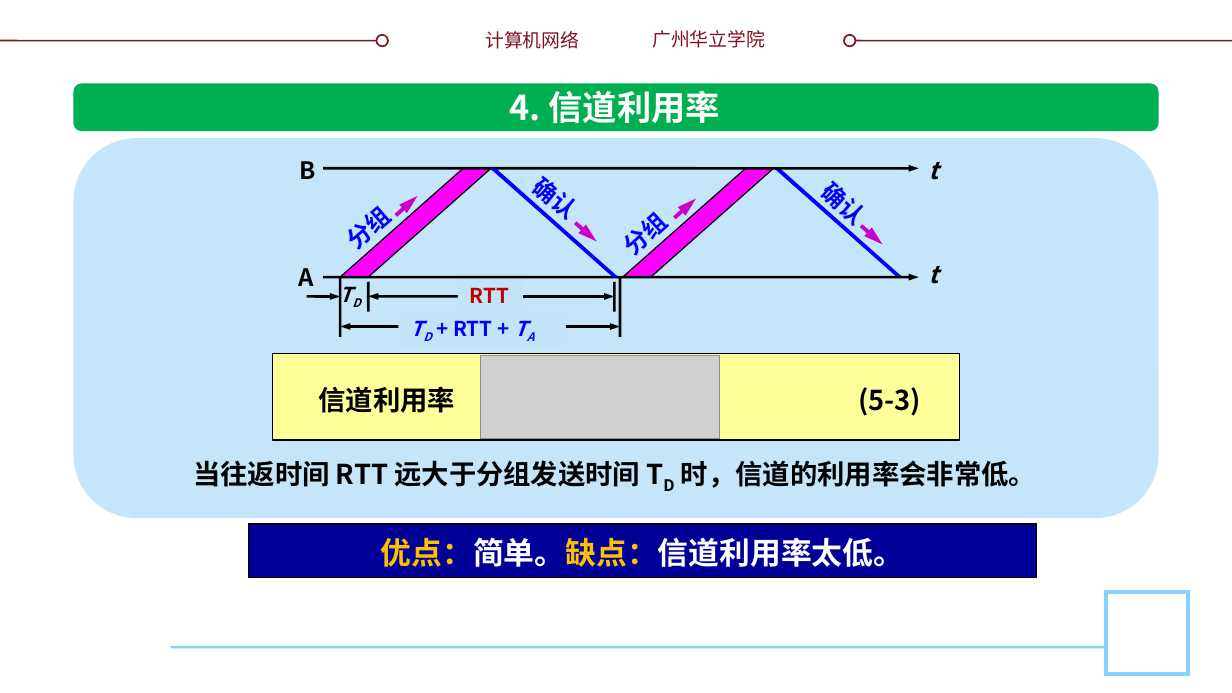
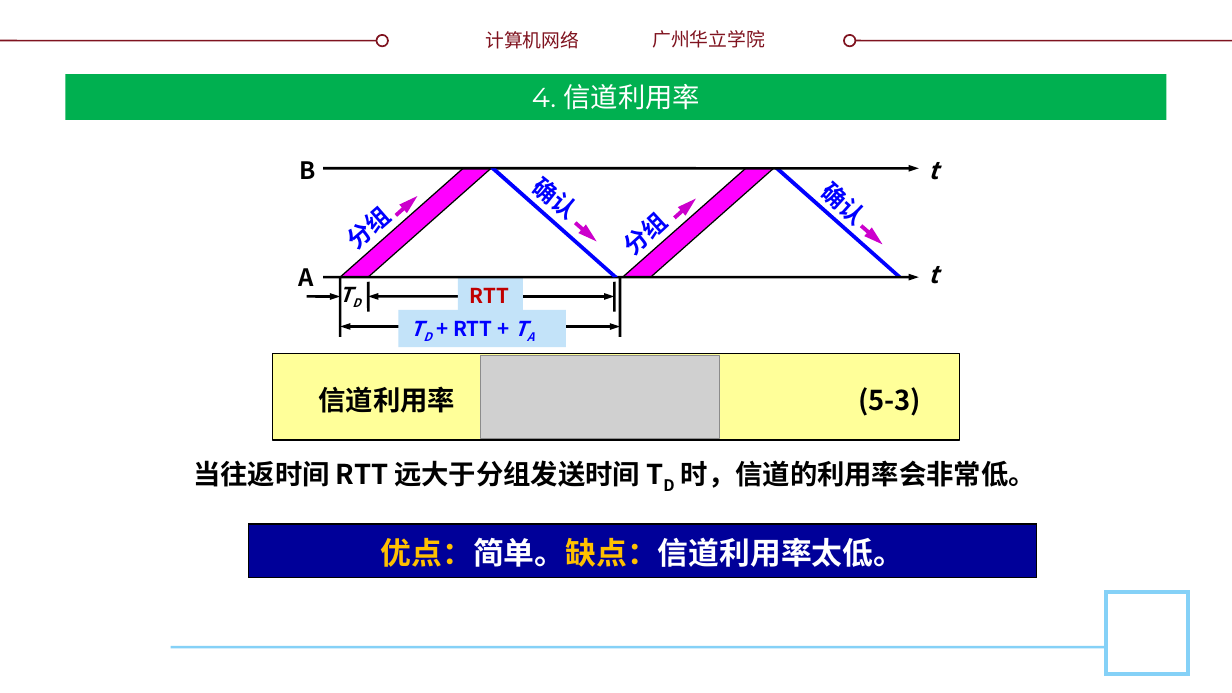
Before and after one commit to glplaman/glplaman.github.io, a slide deck: slide 57 of network/ppt/chap5.pptx (slide 56 before the commit). Drawn at 1232x693 pixels with LibreOffice and Linux fonts; fonts in the diff are those of the drawing; grey boxes stand for pictures; background and template pictures are left out. Boxes give left, top, right and bottom in pixels: in the first picture for what was removed or moved away, otherwise in the second. Text is boxed around its words. In the diff, an @@ line names an element or a change of style, - is before the commit and + after.

```diff
--- a/network/ppt/chap5.pptx
+++ b/network/ppt/chap5.pptx
@@ title "4. 信道利用率": place and size @@
-title "4. 信道利用率" at bbox=[510, 91, 720, 123]
+title "4. 信道利用率" at bbox=[65, 74, 1167, 120]
@@ title "4. 信道利用率" at bbox=[65, 74, 1167, 120]: size 20 to 16 pt, font Noto Sans CJK SC to Montserrat, bold off; vertical alignment top to middle; fill none to #00B050 @@
@@ rounded rectangle removed at bbox=[74, 84, 1159, 132] @@
@@ rounded rectangle removed at bbox=[74, 138, 1159, 517] @@
@@ rectangle "RTT": place and size @@
-rectangle "RTT" at bbox=[470, 287, 509, 303]
+rectangle "RTT" at bbox=[458, 277, 524, 314]
@@ rectangle "TD + RTT + TA": place and size @@
-rectangle "TD + RTT + TA" at bbox=[453, 320, 492, 336]
+rectangle "TD + RTT + TA" at bbox=[398, 310, 565, 347]
```
Also in this commit, not shown: 43 other slides changed, 1 slide added, 9 other files.
